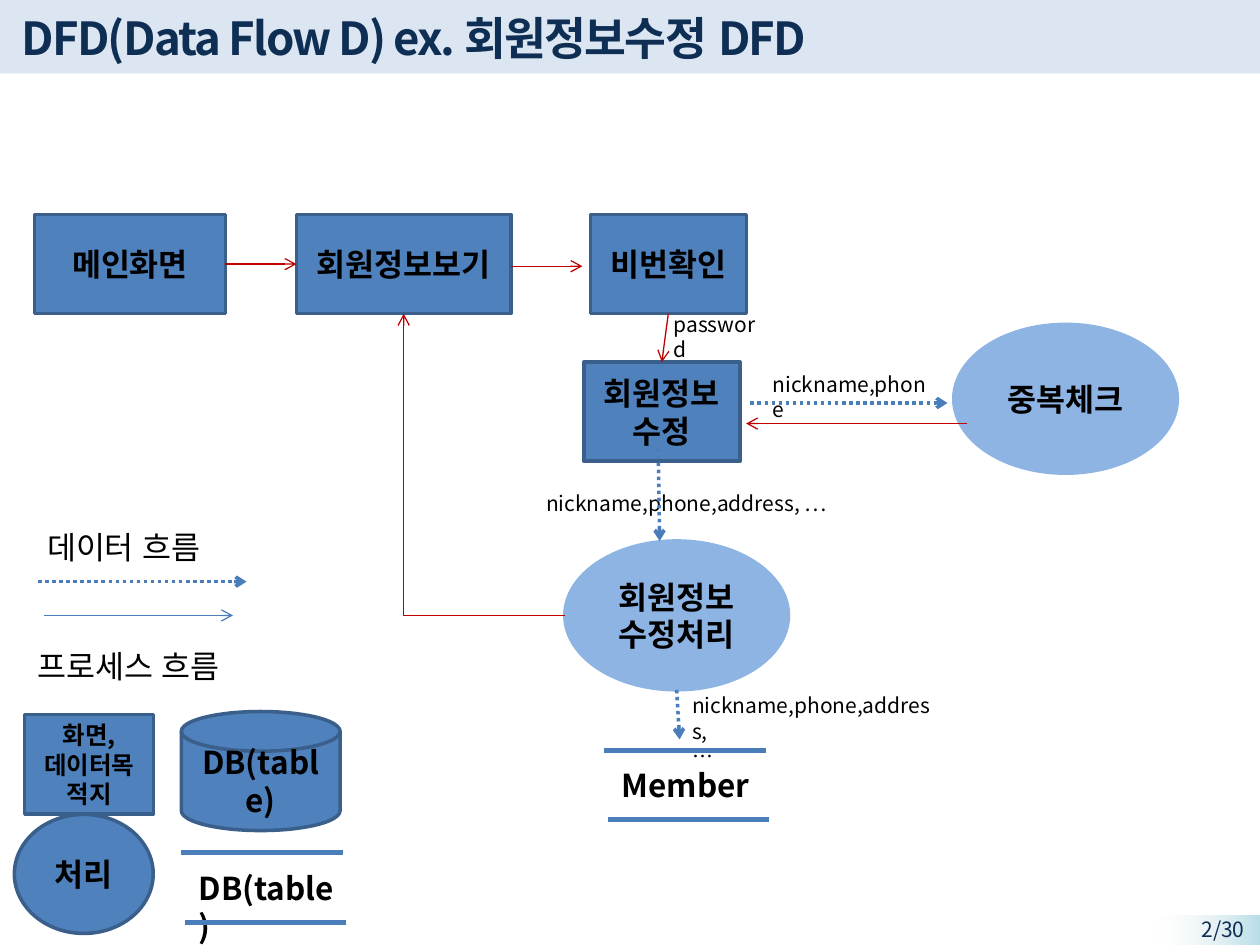
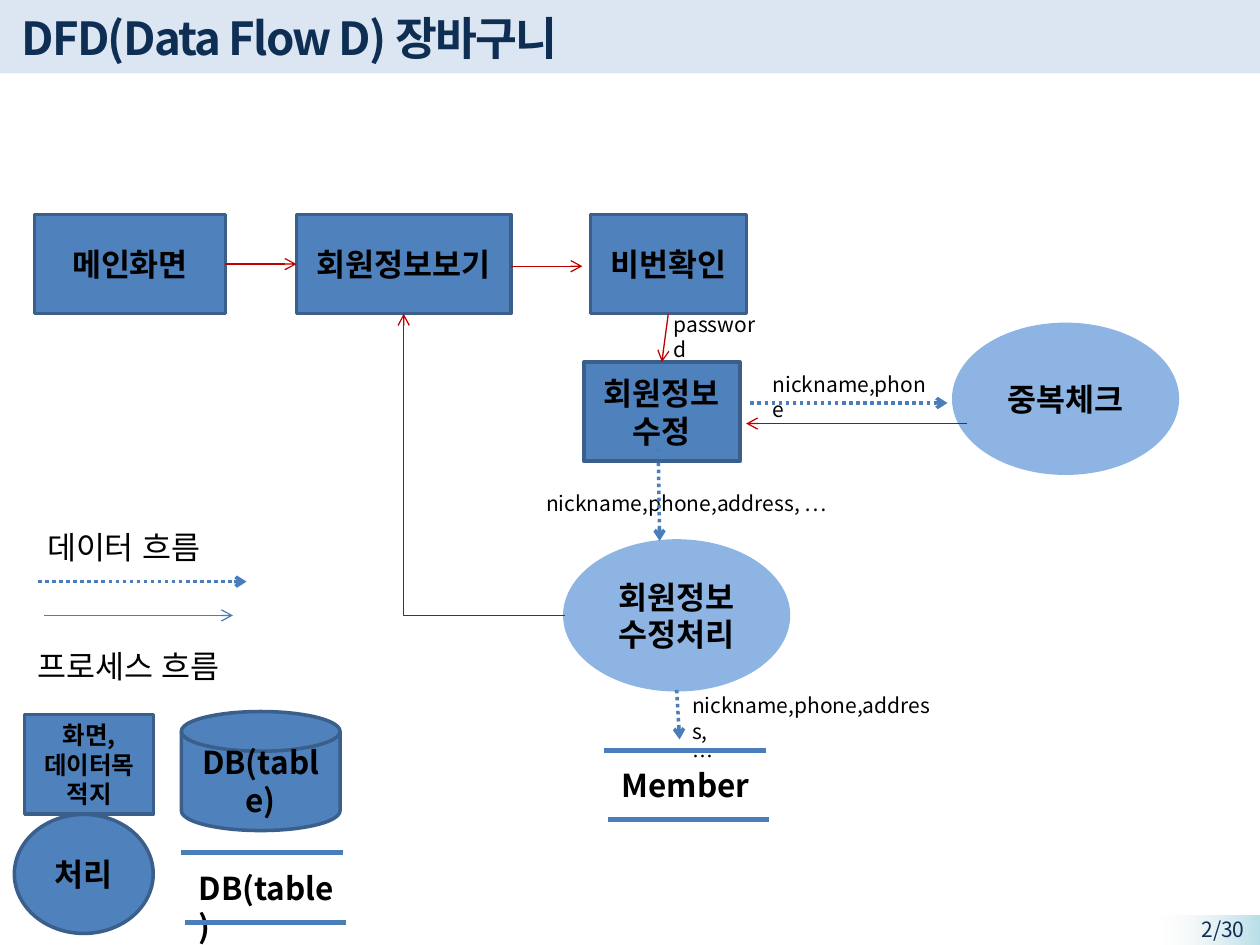
Before and after one commit to Alipheese16th/bowow, a slide deck: slide 2 of zzz_2nd_teamproject/신치윤/문서/0418.DFD.pptx. Drawn at 1260x945 pixels with LibreOffice and Linux fonts; fonts in the diff are those of the drawing. Boxes give left, top, right and bottom in pixels: in the first picture for what was removed or moved away, otherwise in the second. Text is boxed around its words. In the diff, an @@ line names an element or a change of style, - is before the commit and + after.

```diff
--- a/zzz_2nd_teamproject/신치윤/문서/0418.DFD.pptx
+++ b/zzz_2nd_teamproject/신치윤/문서/0418.DFD.pptx
@@ title at [21, 17, 557, 64]: text changed @@
-DFD(Data Flow D) ex. 회원정보수정 DFD
+DFD(Data Flow D) 장바구니
```
Also in this commit, not shown: 2 slides added, 44 other files.
